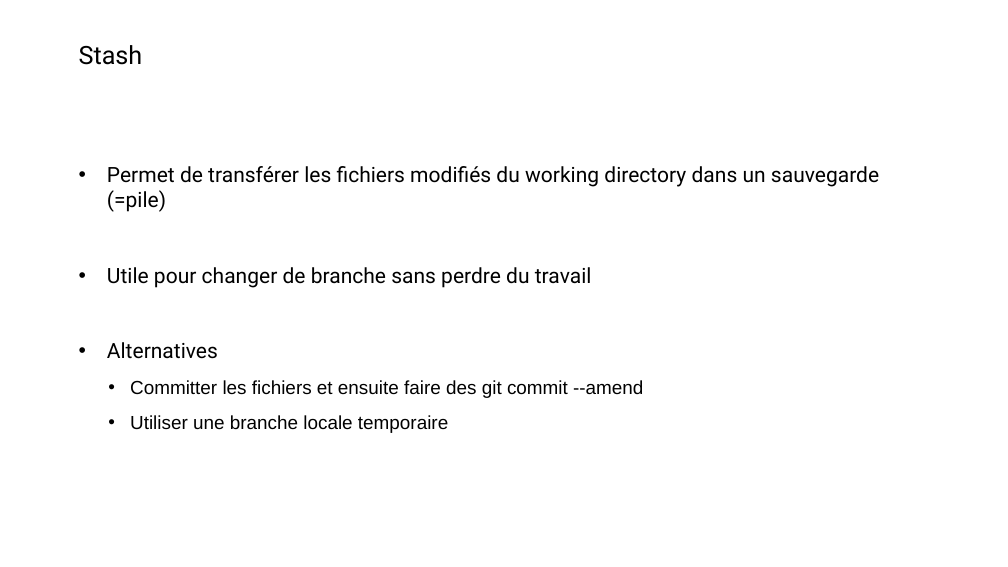
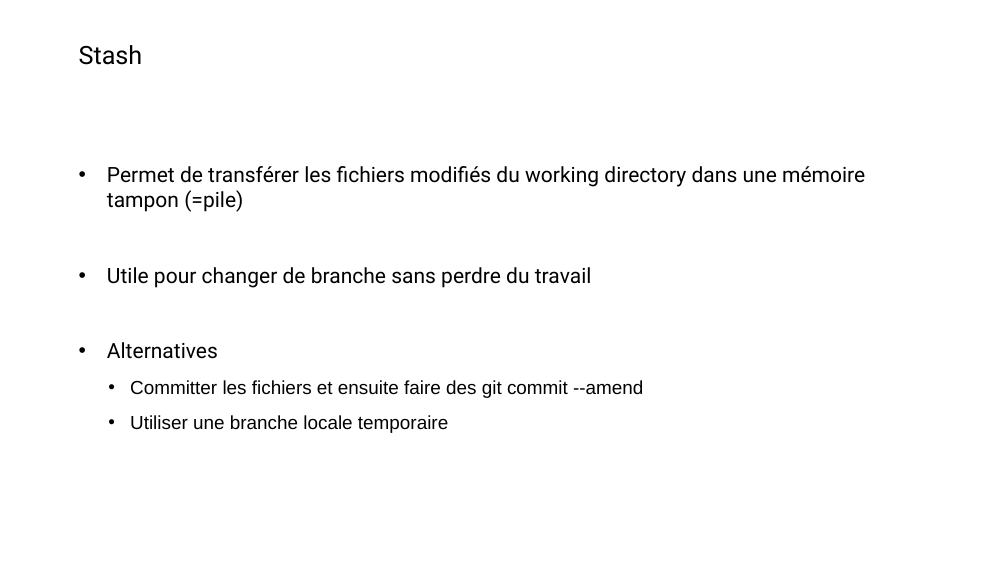
Before and after one commit to Xaviou1003/formation-git, a slide deck: slide 42 of Formation Git - basique.pptx. Drawn at 1008x567 pixels with LibreOffice and Linux fonts; fonts in the diff are those of the drawing; background and template pictures are left out. Boxes give left, top, right and bottom in pixels: in the first picture for what was removed or moved away, otherwise in the second. Text is boxed around its words. In the diff, an @@ line names an element or a change of style, - is before the commit and + after.

```diff
--- a/Formation Git - basique.pptx
+++ b/Formation Git - basique.pptx
@@ text at (x1=107, y1=166, x2=865, y2=212): text changed @@
-• Permet de transférer les fichiers modifiés du working directory dans un sauvegarde (=pile)
+• Permet de transférer les fichiers modifiés du working directory dans une mémoire tampon (=pile)
```
Also in this commit, not shown: 1 other slide changed.
